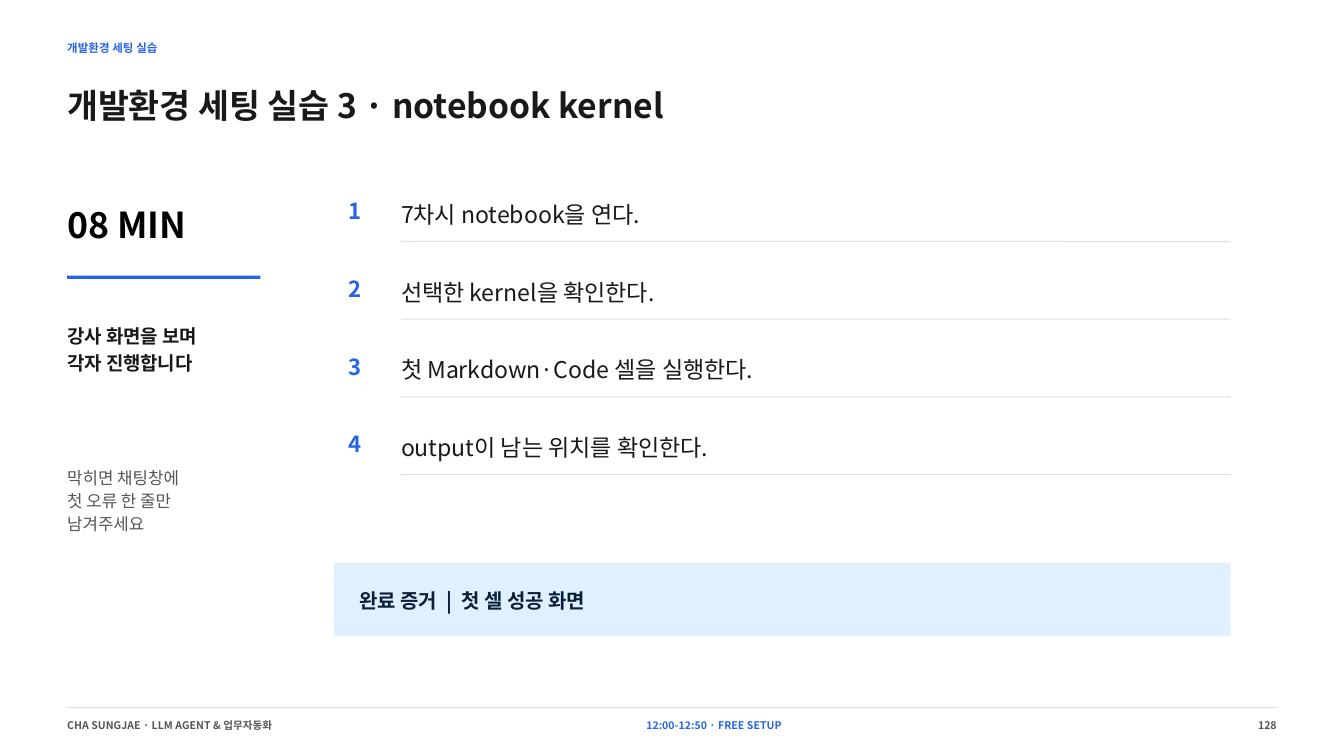
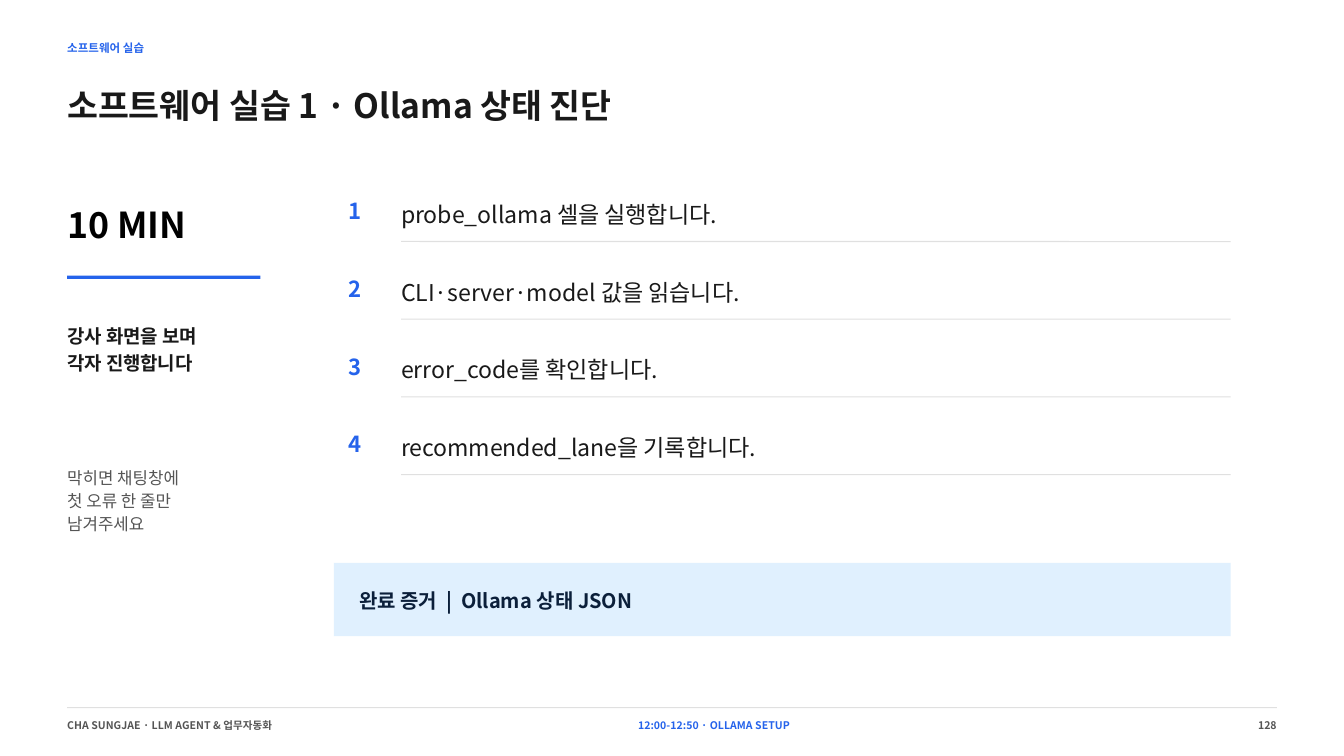
Before and after one commit to smilesjcha/llm-agent-and-workflow-automation, a slide deck: slide 128 of slides/IPA_LLM_Agent_업무자동화_Day1_2026-08-23_MUSINSA_PARTS_270p.pptx. Drawn at 1344x756 pixels with LibreOffice and Linux fonts; fonts in the diff are those of the drawing. Boxes give left, top, right and bottom in pixels: in the first picture for what was removed or moved away, otherwise in the second. Text is boxed around its words. In the diff, an @@ line names an element or a change of style, - is before the commit and + after.

```diff
--- a/slides/IPA_LLM_Agent_업무자동화_Day1_2026-08-23_MUSINSA_PARTS_270p.pptx
+++ b/slides/IPA_LLM_Agent_업무자동화_Day1_2026-08-23_MUSINSA_PARTS_270p.pptx
@@ text at bbox=[67, 42, 144, 53]: text changed @@
-개발환경 세팅 실습
+소프트웨어 실습
@@ text at bbox=[67, 89, 612, 121]: text changed @@
-개발환경 세팅 실습 3 · notebook kernel
+소프트웨어 실습 1 · Ollama 상태 진단
@@ text at bbox=[401, 203, 717, 229]: text changed @@
-7차시 notebook을 연다.
+probe_ollama 셀을 실행합니다.
@@ text at bbox=[67, 211, 186, 239]: text changed @@
-08 MIN
+10 MIN
@@ text at bbox=[401, 282, 740, 303]: text changed @@
-선택한 kernel을 확인한다.
+CLI·server·model 값을 읽습니다.
@@ text at bbox=[401, 358, 658, 382]: text changed @@
-첫 Markdown·Code 셀을 실행한다.
+error_code를 확인합니다.
@@ text at bbox=[401, 436, 756, 460]: text changed @@
-output이 남는 위치를 확인한다.
+recommended_lane을 기록합니다.
@@ text at bbox=[359, 591, 632, 610]: text changed @@
-완료 증거 | 첫 셀 성공 화면
+완료 증거 | Ollama 상태 JSON
@@ text at bbox=[638, 721, 790, 729]: text changed @@
-12:00-12:50 · FREE SETUP
+12:00-12:50 · OLLAMA SETUP
```
Also in this commit, not shown: 109 other slides changed, 7 other files.
